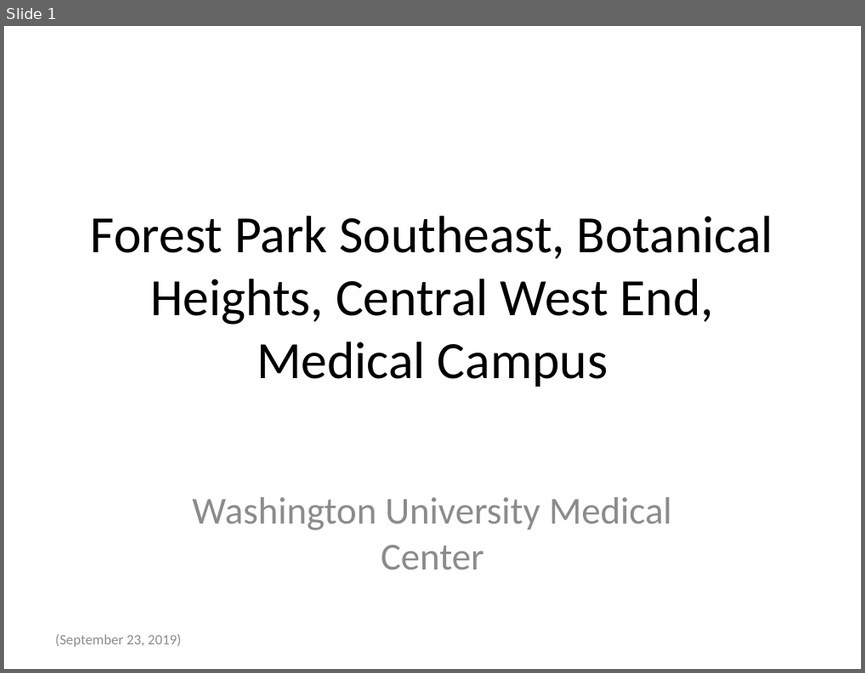
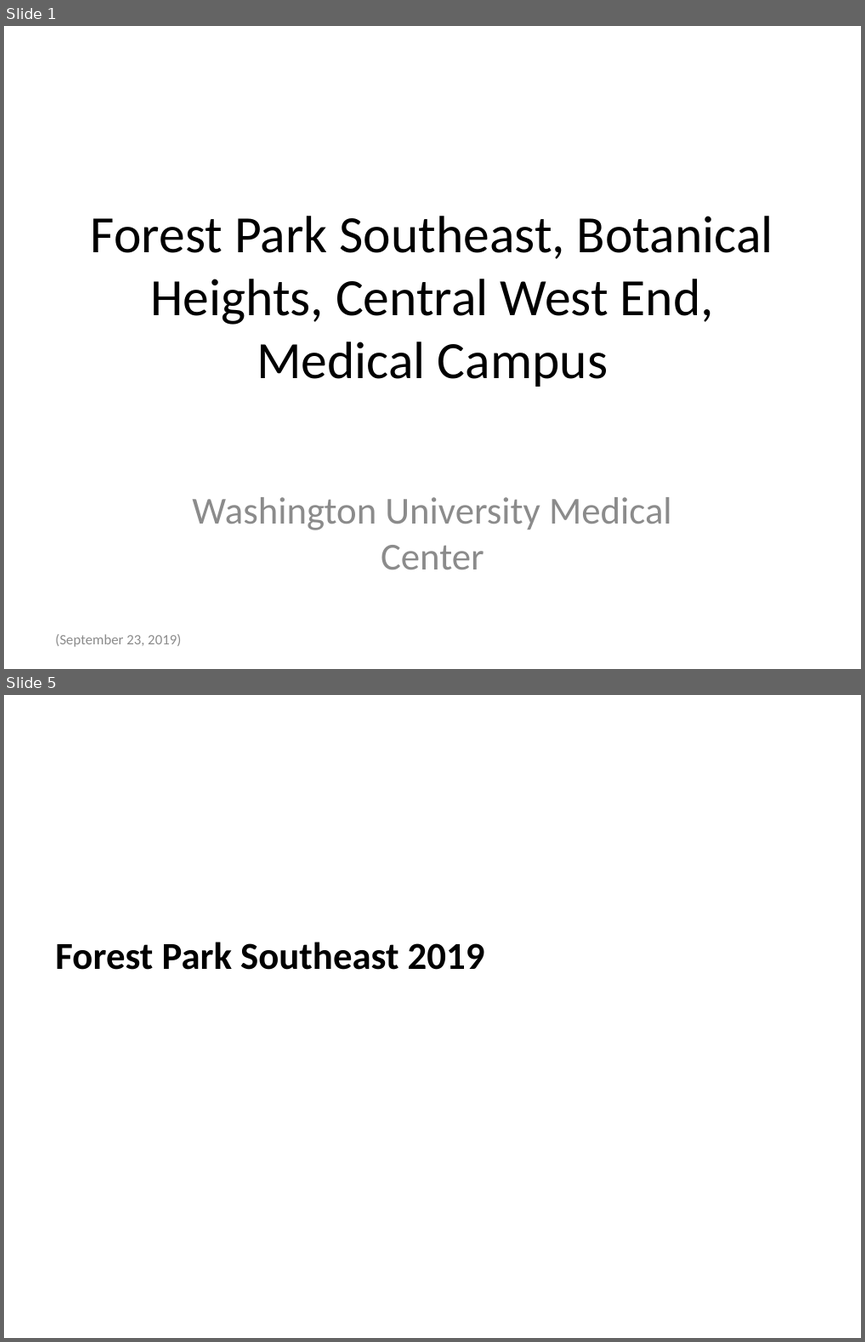
Before and after one commit to wumcrc/r-crime-mapping, a slide deck: src/notebooks/fpse-presentation.pptx. Shown one above the other, each under a label of ours: slide 1 before the commit, slides 1 and 5 after it; the slides between them are not shown. The pictures are 865x673 and 865x1342 pixels, drawn with LibreOffice and Linux fonts; fonts in the diff are those of the drawing. Boxes give left, top, right and bottom in pixels: in the first picture for what was removed or moved away, otherwise in the second. Text is boxed around its words. In the diff, an @@ line names an element or a change of style, - is before the commit and + after.

```diff
--- a/src/notebooks/fpse-presentation.pptx
+++ b/src/notebooks/fpse-presentation.pptx
@@ slide 5 added at box(4, 695, 861, 1338), background #FFFFFF @@
@@ text added at box(55, 941, 485, 970), 32 pt, text #000000, bold @@
+Forest Park Southeast 2019
```
Also in this commit, not shown: 1 slide changed, 2 other slides added, 13 other files.
